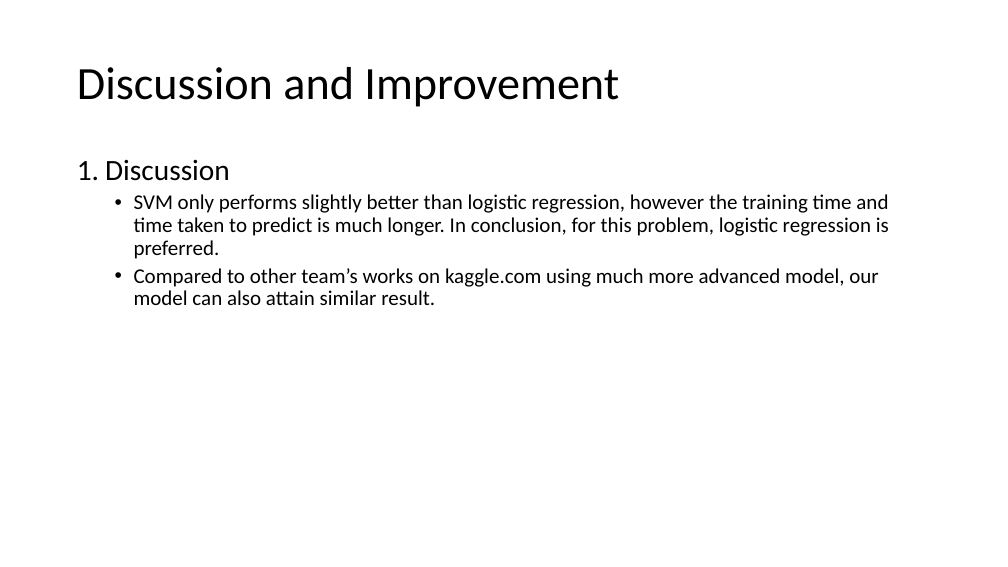
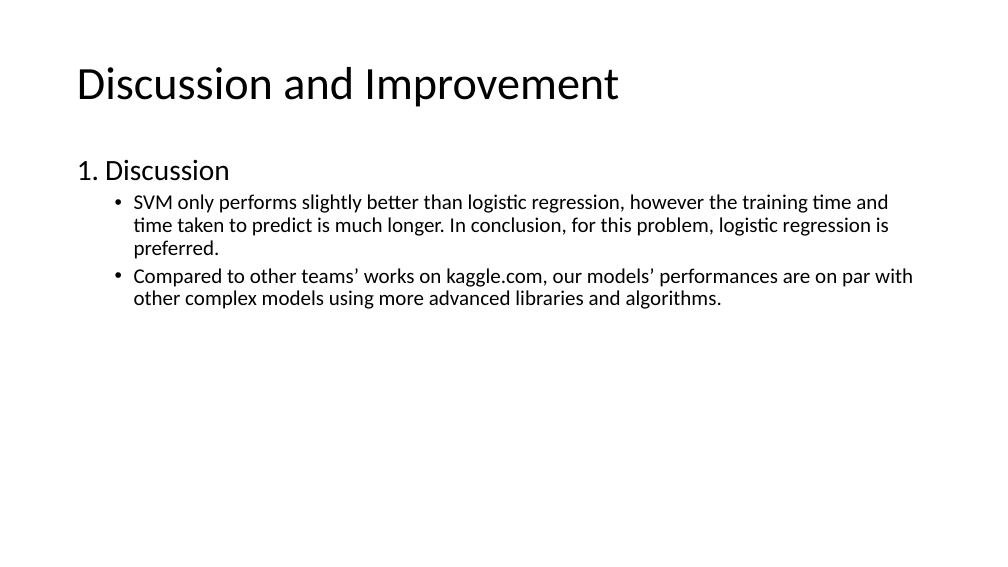
Before and after one commit to scinerd68/JobChangePrediction, a slide deck: slide 17 of Team3 ML Slides.pptx. Drawn at 1008x567 pixels with LibreOffice and Linux fonts; fonts in the diff are those of the drawing. Boxes give left, top, right and bottom in pixels: in the first picture for what was removed or moved away, otherwise in the second. Text is boxed around its words. In the diff, an @@ line names an element or a change of style, - is before the commit and + after.

```diff
--- a/Team3 ML Slides.pptx
+++ b/Team3 ML Slides.pptx
@@ text at [134,268,913,309]: text changed @@
-  • Compared to other team’s works on kaggle.com using much more advanced model, our model can also attain similar result.
+  • Compared to other teams’ works on kaggle.com, our models’ performances are on par with other complex models using more advanced libraries and algorithms.
```
Also in this commit, not shown: 1 other file.
